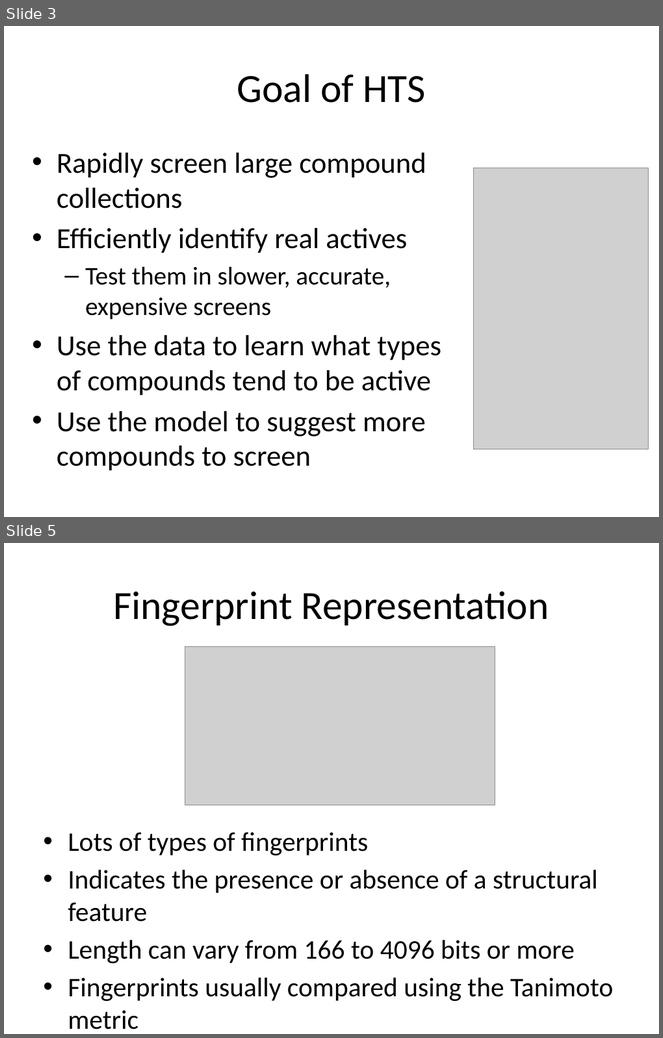
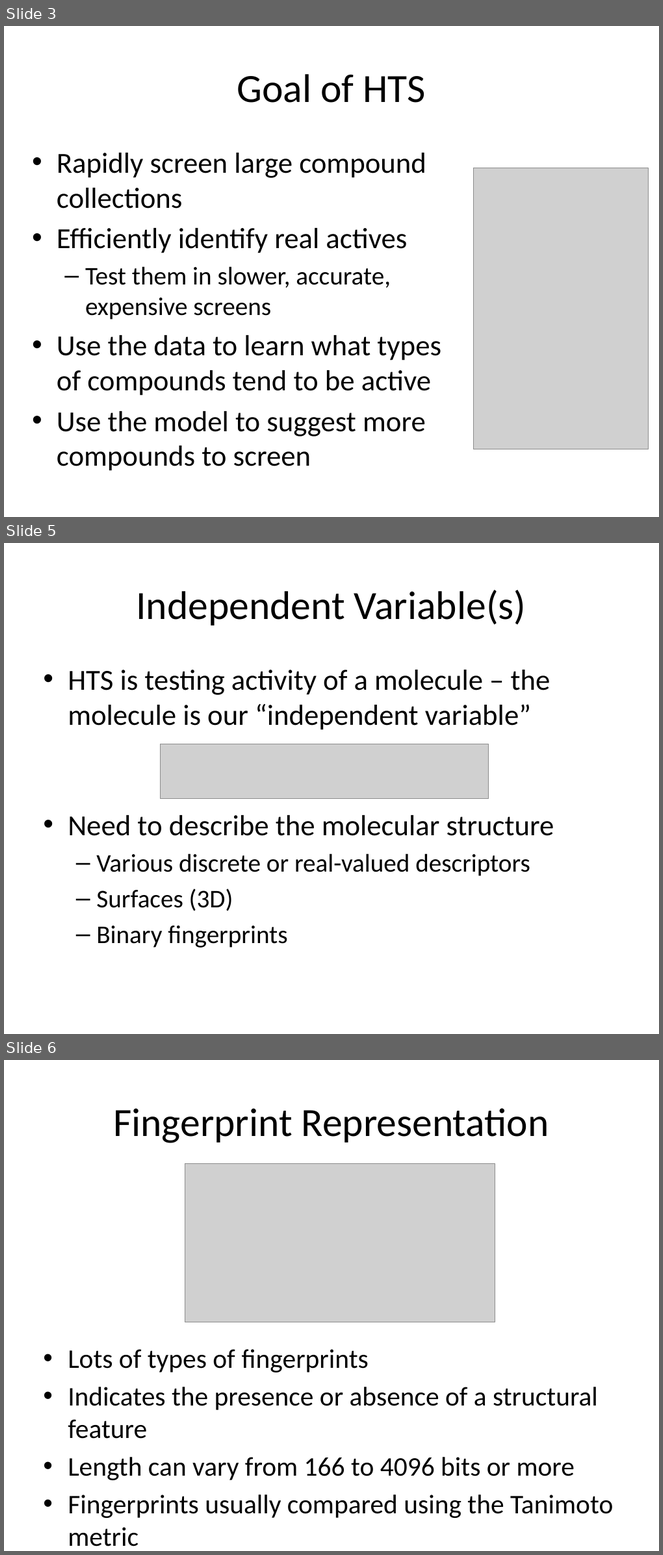
Before and after one commit to rajarshi/ctpa-fingerprints, a slide deck: fingerprints.pptx. Shown one above the other, each under a label of ours: slides 3 and 5 before the commit, slides 3, 5 and 6 after it; the slides between them are not shown. The pictures are 663x1038 and 663x1555 pixels, drawn with LibreOffice and Linux fonts; fonts in the diff are those of the drawing; grey boxes stand for pictures. Boxes give left, top, right and bottom in pixels: in the first picture for what was removed or moved away, otherwise in the second. Text is boxed around its words. In the diff, an @@ line names an element or a change of style, - is before the commit and + after.

```diff
--- a/fingerprints.pptx
+++ b/fingerprints.pptx
@@ slide 5 added at (4,543,659,1034), background #FFFFFF @@
@@ title added at (137,590,527,626), 44 pt, text #000000 @@
+Independent Variable(s)
@@ text added at (68,670,555,948), 32 pt, text #000000 @@
+• HTS is testing activity of a molecule – the molecule is our “independent variable”
+• Need to describe the molecular structure
+  – Various discrete or real-valued descriptors
+  – Surfaces (3D)
+  – Binary fingerprints
@@ picture added at (161,744,489,798) @@
@@ what was slide 5 is now slide 6 @@
```
Also in this commit, not shown: 4 slides changed, 8 other slides added, 4 other files.
